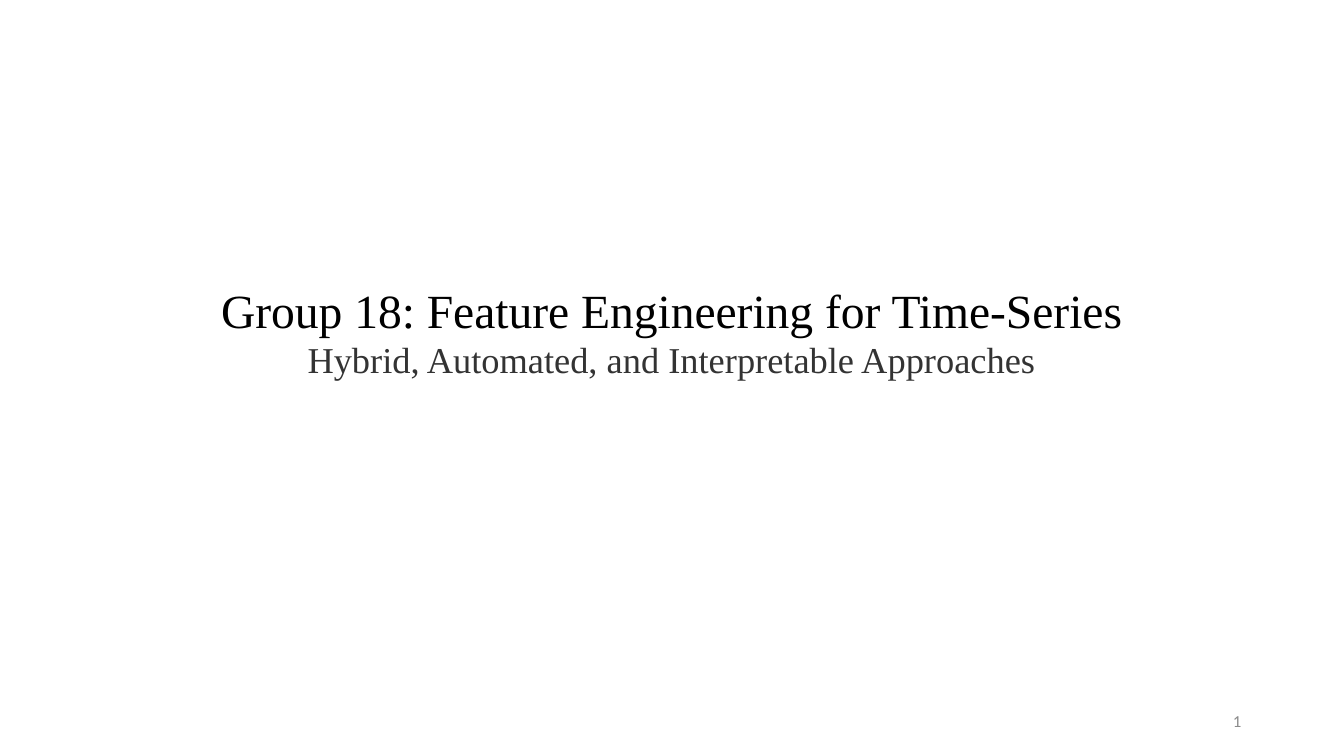
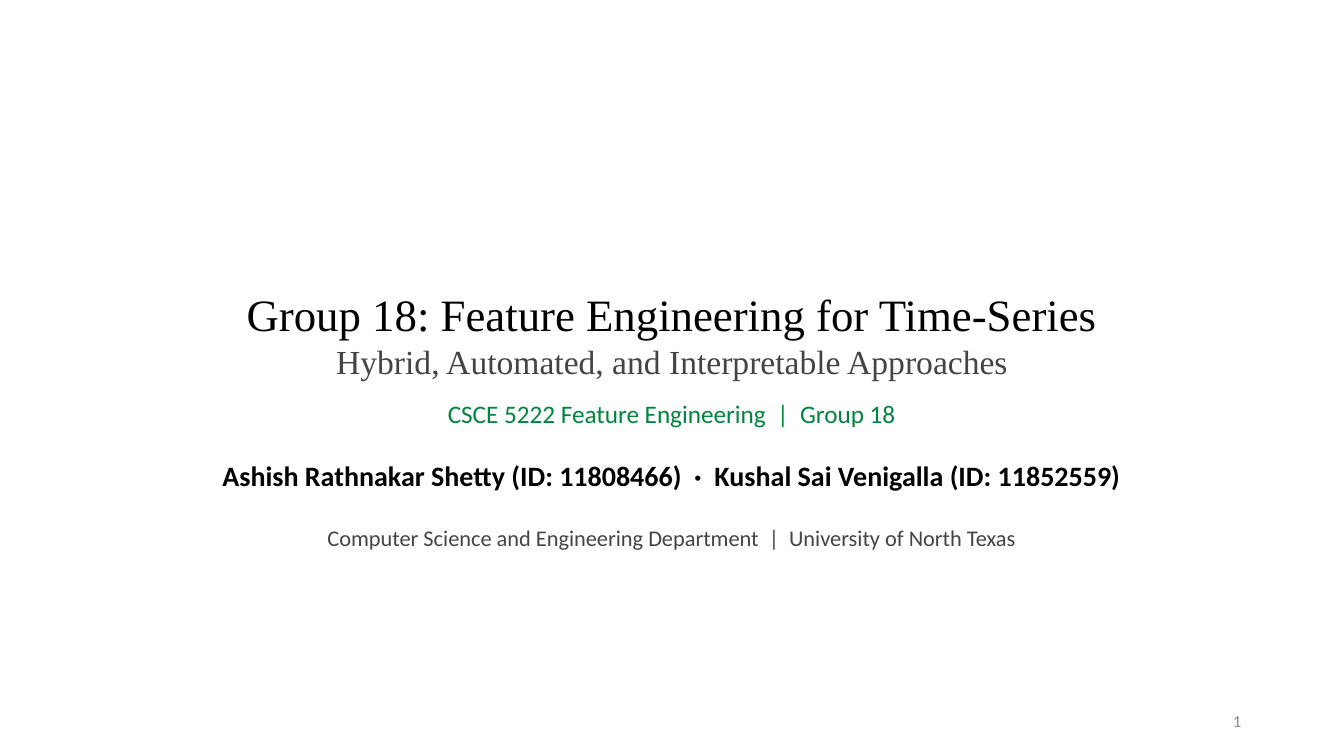
Before and after one commit to Ash-projects-personal/CSCE5222-Group18-FeatureEngineering, a slide deck: slide 1 of slides/Group18_UNT_Presentation.pptx. Drawn at 1344x756 pixels with LibreOffice and Linux fonts; fonts in the diff are those of the drawing; background and template pictures are left out. Boxes give left, top, right and bottom in pixels: in the first picture for what was removed or moved away, otherwise in the second. Text is boxed around its words. In the diff, an @@ line names an element or a change of style, - is before the commit and + after.

Commit message:
Add team member names to title slide, final clean UNT presentation

```diff
--- a/slides/Group18_UNT_Presentation.pptx
+++ b/slides/Group18_UNT_Presentation.pptx
@@ title "Group 18: Feature Engineering for ..." at <box>247,299,1096,381</box>: size 34 to 32 pt in "Group 18: Feature Engineering for Time-Series"; size 26 to 24 pt, text colour #333333 to #444444 in "Hybrid, Automated, and Interpretable Approaches" @@
@@ text added at <box>448,405,896,428</box>, 18 pt, text #00853E @@
+CSCE 5222 Feature Engineering | Group 18
@@ text added at <box>222,465,1120,491</box>, 20 pt, text #000000, bold @@
+Ashish Rathnakar Shetty (ID: 11808466) · Kushal Sai Venigalla (ID: 11852559)
@@ text added at <box>327,530,1015,550</box>, 16 pt, text #444444 @@
+Computer Science and Engineering Department | University of North Texas
```
Also in this commit, not shown: 7 other slides changed, 1 slide added, 1 slide removed, 1 other file.
